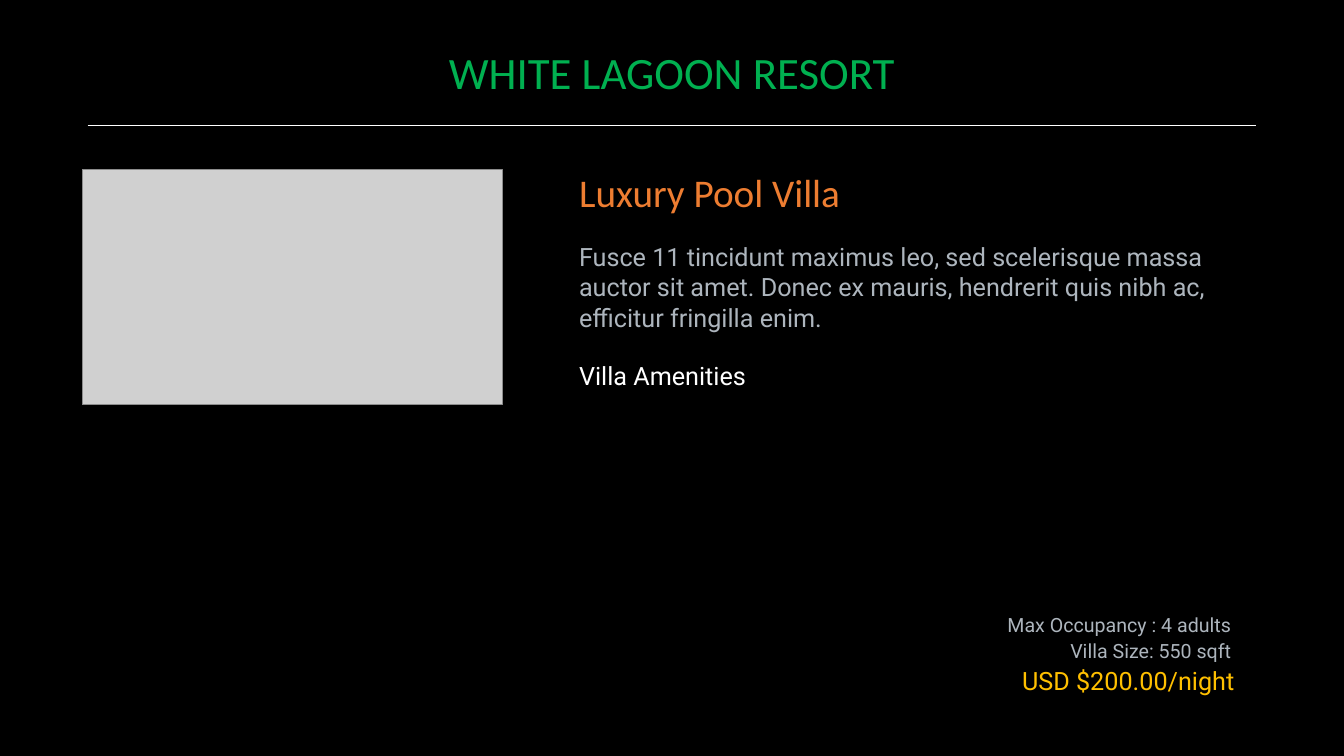
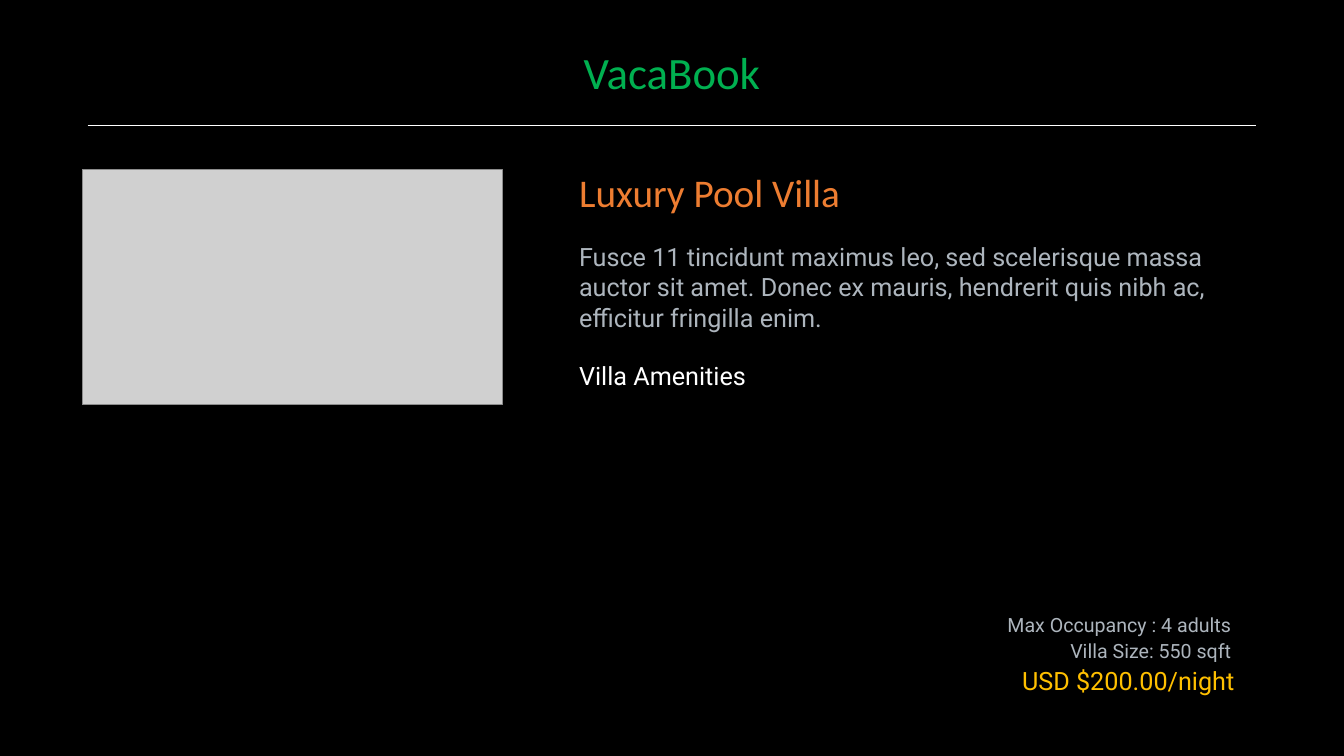
Before and after one commit to AdnanABF/VacaBook-Web-App, a slide deck: slide 1 of VacaBook.Web/wwwroot/exports/ExportVillaDetails.pptx. Drawn at 1344x756 pixels with LibreOffice and Linux fonts; fonts in the diff are those of the drawing; grey boxes stand for pictures. Boxes give left, top, right and bottom in pixels: in the first picture for what was removed or moved away, otherwise in the second. Text is boxed around its words. In the diff, an @@ line names an element or a change of style, - is before the commit and + after.

Commit message:
Added Export option for exporting PPT

```diff
--- a/VacaBook.Web/wwwroot/exports/ExportVillaDetails.pptx
+++ b/VacaBook.Web/wwwroot/exports/ExportVillaDetails.pptx
@@ text at <box>584,58,760,90</box>: text changed @@
-WHITE LAGOON RESORT
+VacaBook
```
Also in this commit, not shown: 2 other files.
